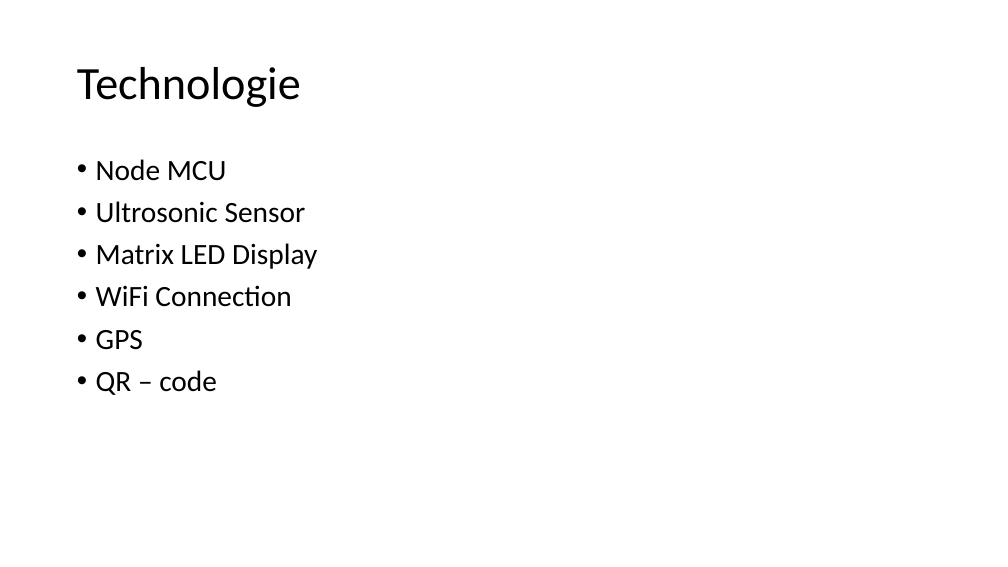
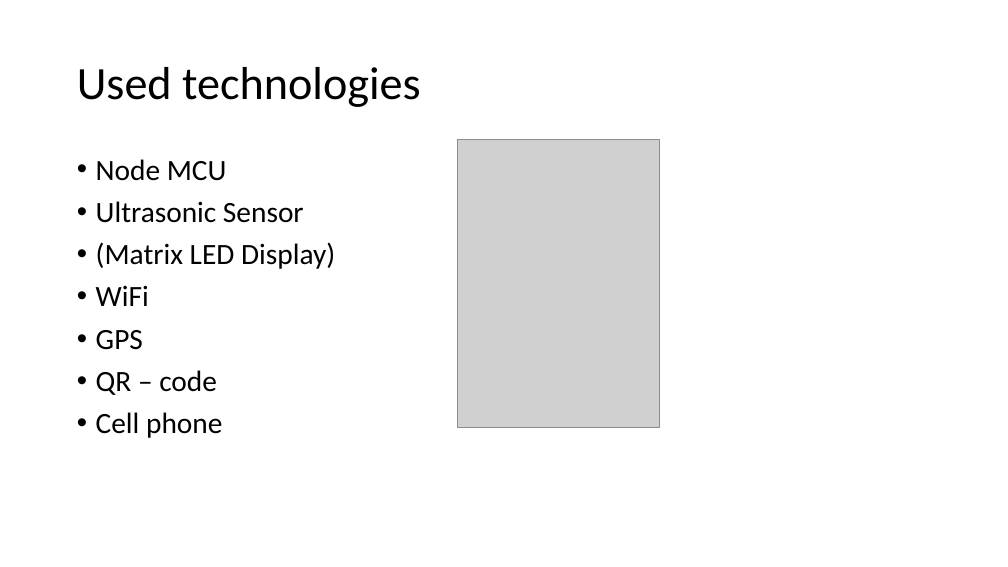
Before and after one commit to ZbynekSulc/IoTCarParking, a slide deck: slide 7 of Presentation/Car Parking Assistant.pptx (slide 3 before the commit). Drawn at 1008x567 pixels with LibreOffice and Linux fonts; fonts in the diff are those of the drawing; grey boxes stand for pictures. Boxes give left, top, right and bottom in pixels: in the first picture for what was removed or moved away, otherwise in the second. Text is boxed around its words. In the diff, an @@ line names an element or a change of style, - is before the commit and + after.

```diff
--- a/Presentation/Car Parking Assistant.pptx
+++ b/Presentation/Car Parking Assistant.pptx
@@ title at (x1=77, y1=67, x2=421, y2=107): text changed @@
-Technologie
+Used technologies
@@ picture added at (x1=457, y1=140, x2=659, y2=427) @@
@@ text at (x1=96, y1=201, x2=335, y2=306): text changed @@
-• Ultrosonic Sensor
-• Matrix LED Display
-• WiFi Connection
+• Ultrasonic Sensor
+• (Matrix LED Display)
+• WiFi
@@ text at (x1=96, y1=412, x2=222, y2=438): paragraph added @@
+• Cell phone
```
Also in this commit, not shown: 2 other slides changed, 4 slides added, 1 other file.
